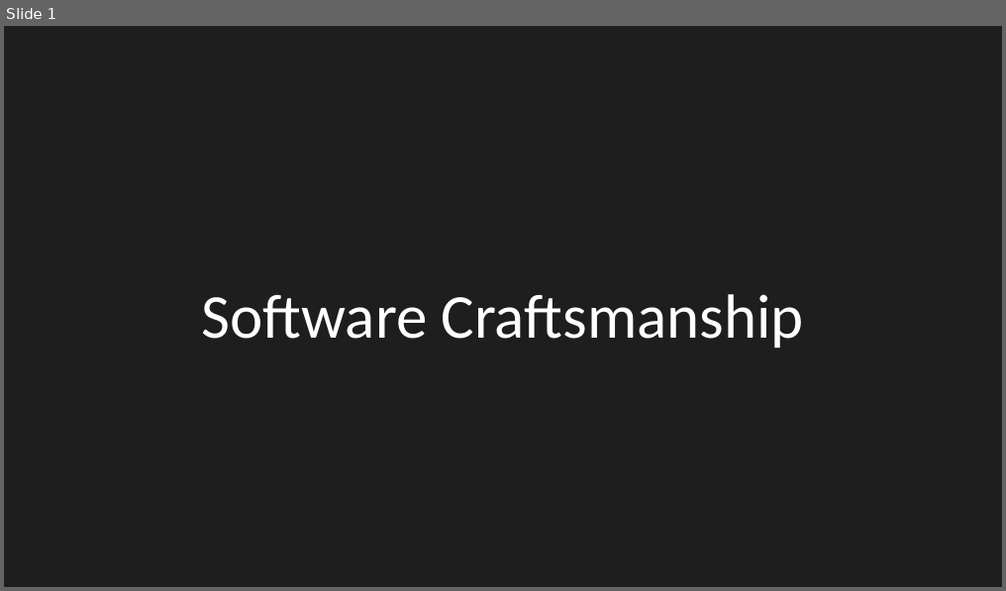
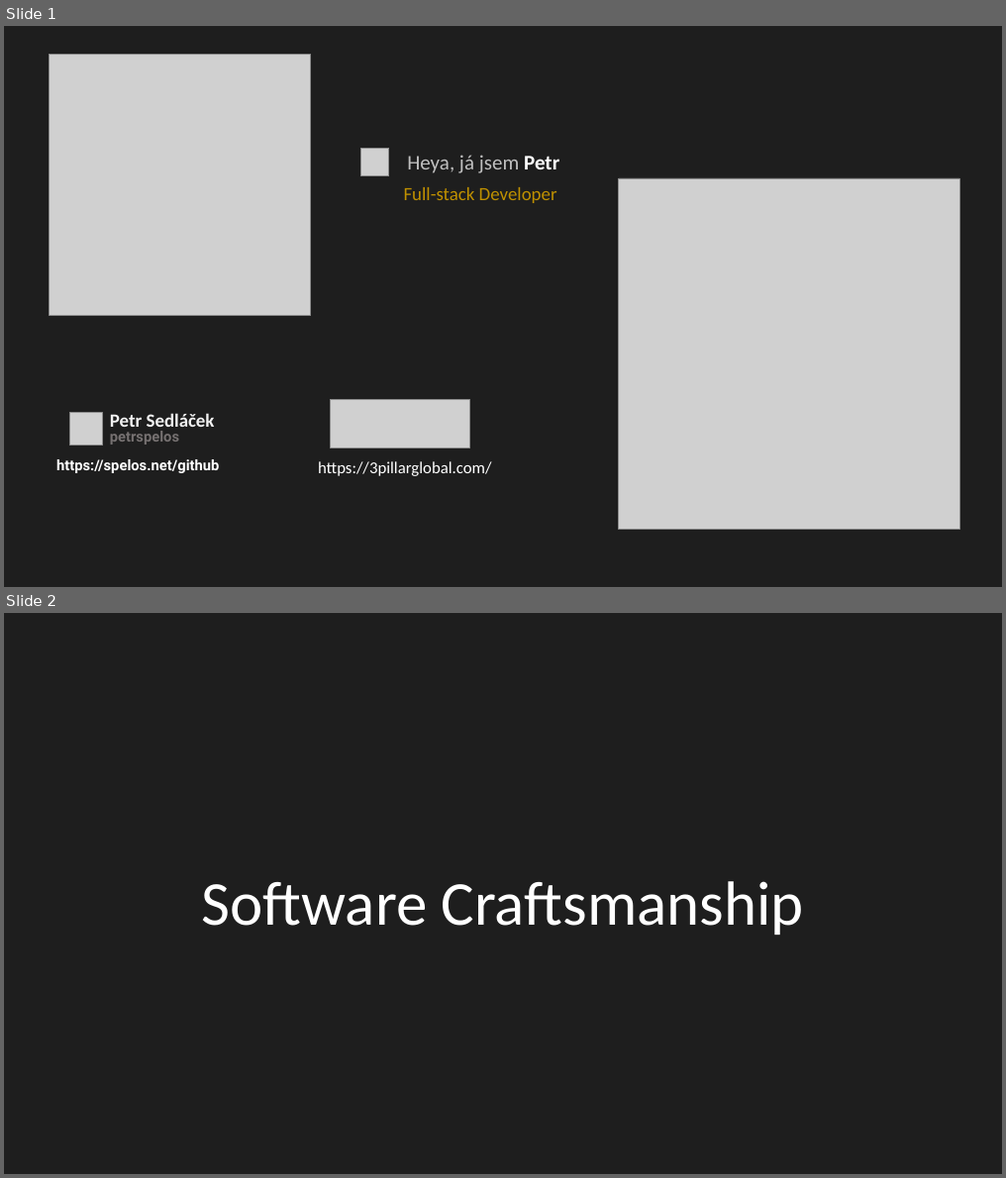
Before and after one commit to 3PillarGlobal-Czechia/DevFest2021, a slide deck: 01-Craftsmanship/DevFest Software Craftsmanship.pptx. Shown one above the other, each under a label of ours: slide 1 before the commit, slides 1 and 2 after it. The pictures are 1006x591 and 1006x1178 pixels, drawn with LibreOffice and Linux fonts; fonts in the diff are those of the drawing; grey boxes stand for pictures; background and template pictures are left out. Boxes give left, top, right and bottom in pixels: in the first picture for what was removed or moved away, otherwise in the second. Text is boxed around its words. In the diff, an @@ line names an element or a change of style, - is before the commit and + after.

```diff
--- a/01-Craftsmanship/DevFest Software Craftsmanship.pptx
+++ b/01-Craftsmanship/DevFest Software Craftsmanship.pptx
@@ slide 1 added at bbox=[4, 26, 1002, 587], background #1E1E1E @@
@@ picture added at bbox=[50, 55, 311, 316] @@
@@ picture added at bbox=[361, 148, 389, 176] @@
@@ text added at bbox=[407, 155, 559, 174], 20 pt, text #BFBFBF @@
+Heya, já jsem Petr
@@ text added at bbox=[404, 187, 557, 203], 18 pt, text #BF9000 @@
+Full-stack Developer
@@ picture added at bbox=[619, 178, 960, 530] @@
@@ picture added at bbox=[331, 399, 469, 448] @@
@@ picture added at bbox=[70, 413, 103, 446] @@
@@ text added at bbox=[110, 413, 215, 432], 18 pt, text #F2F2F2, bold @@
+Petr Sedláček
@@ text added at bbox=[110, 431, 179, 445], 14 pt, text #767171, bold @@
+petrspelos
@@ text added at bbox=[56, 460, 219, 473], 14 pt, text #FFFFFF, bold @@
+https://spelos.net/github
@@ text added at bbox=[318, 462, 492, 476], 16 pt, text #FFFFFF @@
+https://3pillarglobal.com/
@@ what was slide 1 is now slide 2 @@
```
Also in this commit, not shown: 1 slide changed.
